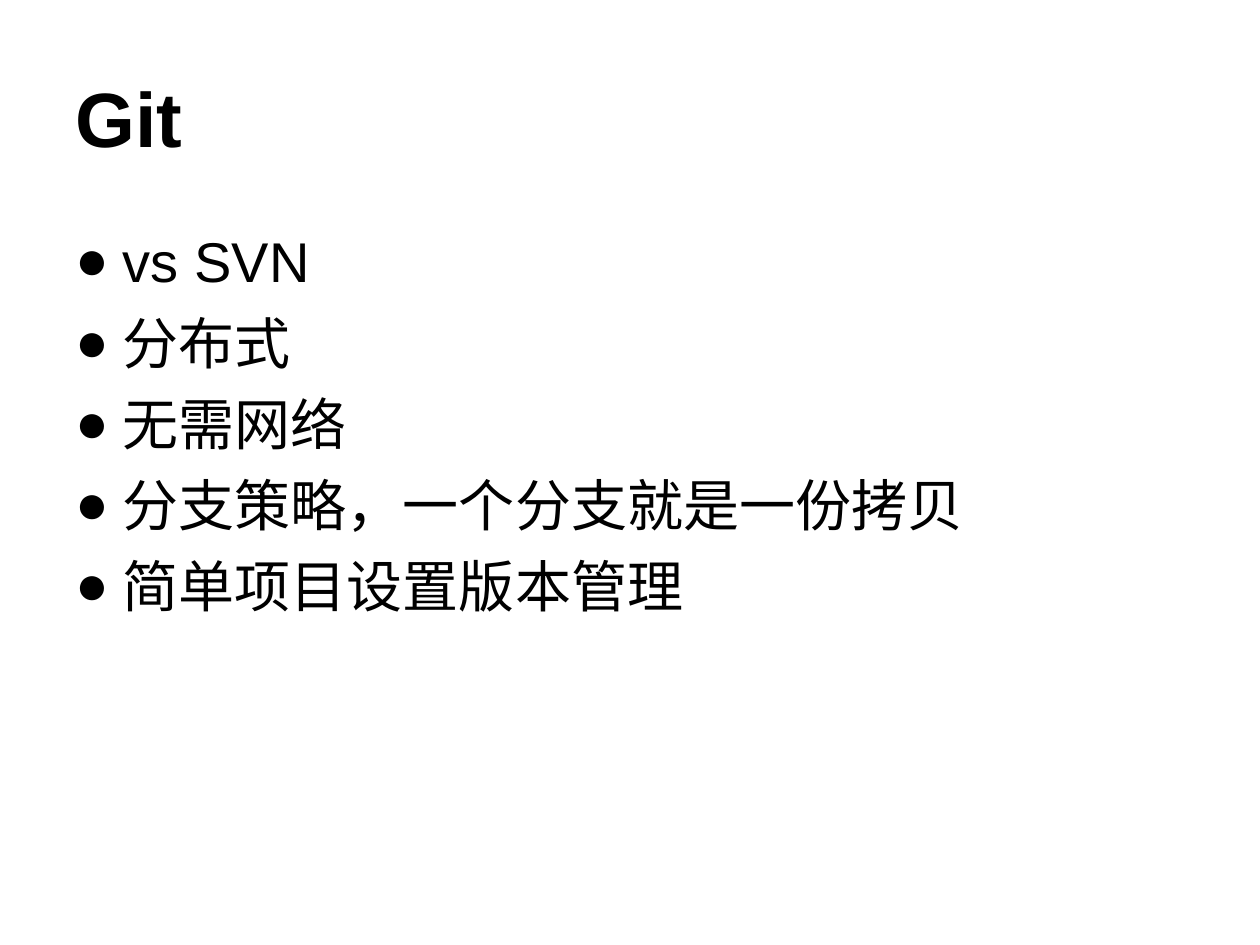
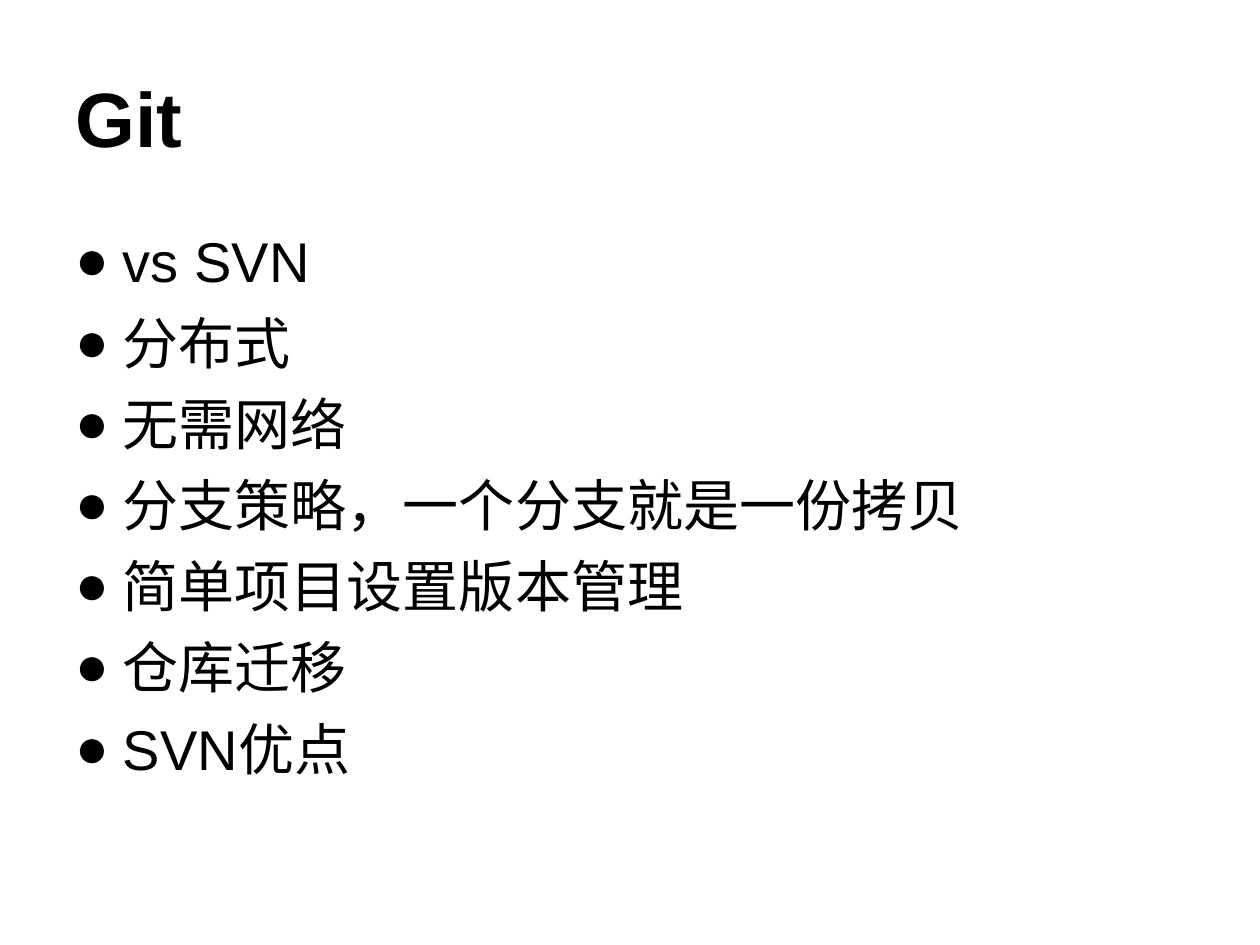
Before and after one commit to lxmxhh/git-intro, a slide deck: slide 3 of Git.ppt. Drawn at 1260x945 pixels with LibreOffice and Linux fonts; fonts in the diff are those of the drawing. Boxes give left, top, right and bottom in pixels: in the first picture for what was removed or moved away, otherwise in the second. Text is boxed around its words. In the diff, an @@ line names an element or a change of style, - is before the commit and + after.

```diff
--- a/Git.ppt
+++ b/Git.ppt
@@ text at (x1=123, y1=641, x2=350, y2=775): paragraphs added @@
+● 仓库迁移
+● SVN优点
```
Also in this commit, not shown: 6 other slides changed, 5 slides added, 4 slides removed.
